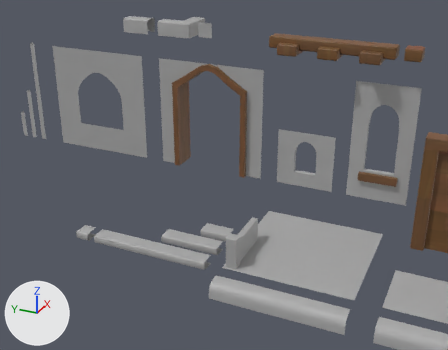
The FBX model Assets/Art/Environment_Art/Modules/ModularAssets2.fbx as it was, and as the next commit left it.
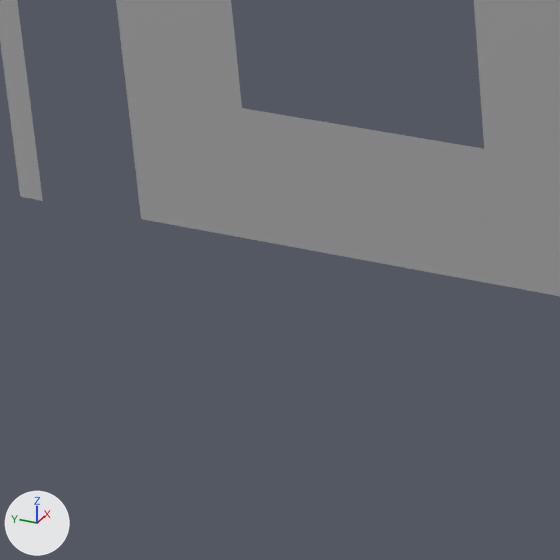
Old and new are each drawn whole from a 50 mm camera at (-4.17, 0.93, 6.15) aimed at (7.08, 6.0, 0.53) and again close up on the part from 9% to 31% of the width and 30% to 58% of the height. Lighting does not change. The marker at lower left points along +X, +Y and +Z. Where no turn or scale is listed for an object, it has been applied to the vertices.

Objects in the first close-up: 'WallCorner_x8', 'Window_Big'.
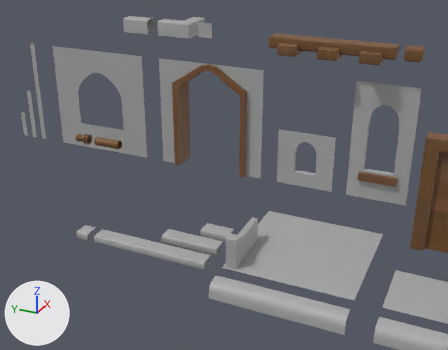
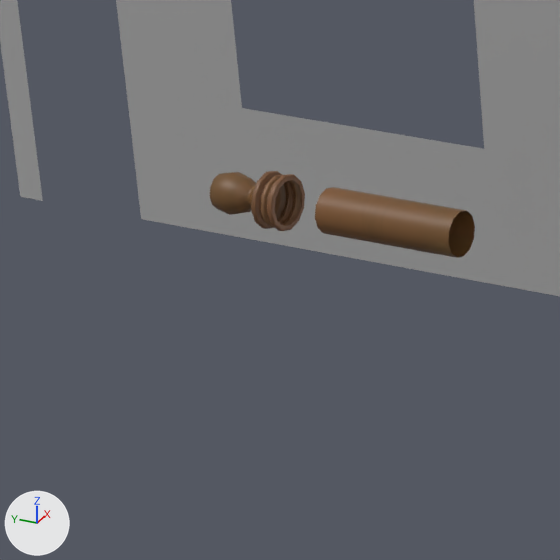
Location of each change, [x1, y1, x2, y2] in pixels of the close-ups (560 x 560 px):
'PaperEdge', added (brown)
    after: [315, 187, 475, 258]
'WoodenKnob', added (brown)
    after: [210, 171, 305, 231]

The change in detail:
Material 'pasted__Wood' (mat_pasted__wood) is new.
Its texture is img_wood_basecolor_png.
Mesh me_mesh_032 is new.
It has 349 vertices, 348 faces and spans x -0.114..0.114, y -0.17..0.17, z -0.114..0.114.
It uses material mat_pasted__wood (picture img_wood_basecolor_png).
Mesh me_mesh_031 is new.
It has 24 vertices, 12 faces and spans x -0.091..0.091, y -0.3..0.3, z -0.091..0.091.
It uses material mat_pasted__wood (picture img_wood_basecolor_png).
Object 'WoodenKnob' (ob_woodenknob) is new; it shows me_mesh_032.
Its location is (6.236, 9.023, 1.2).
Object 'PaperEdge' (ob_paperedge) is new; it shows me_mesh_031.
Its location is (6.236, 8.367, 1.2).
